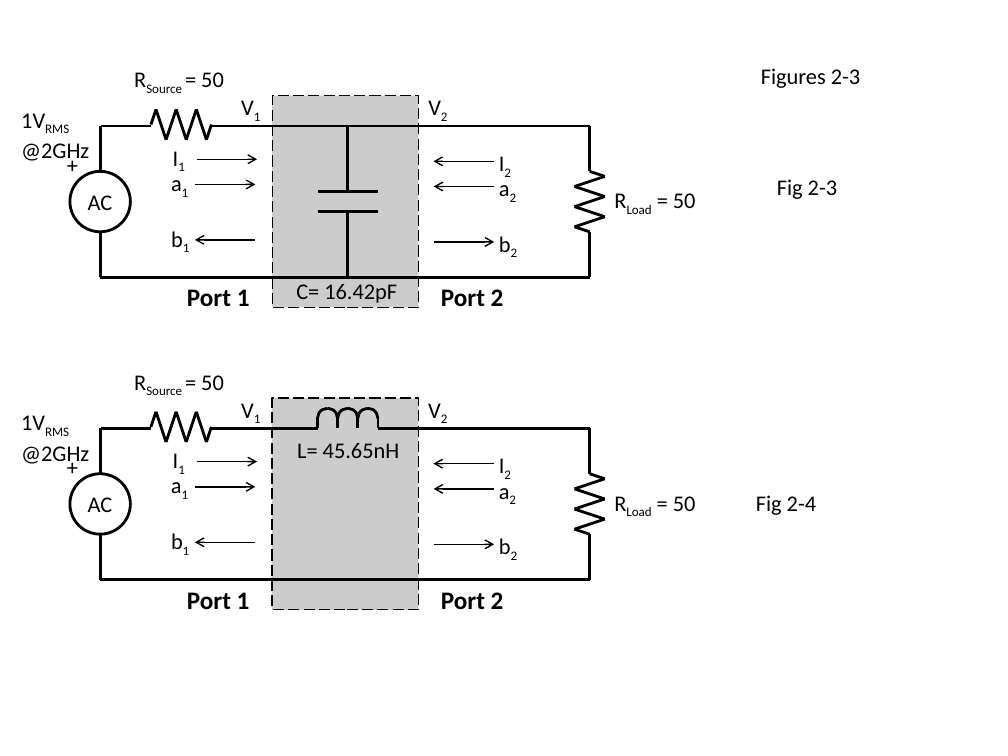
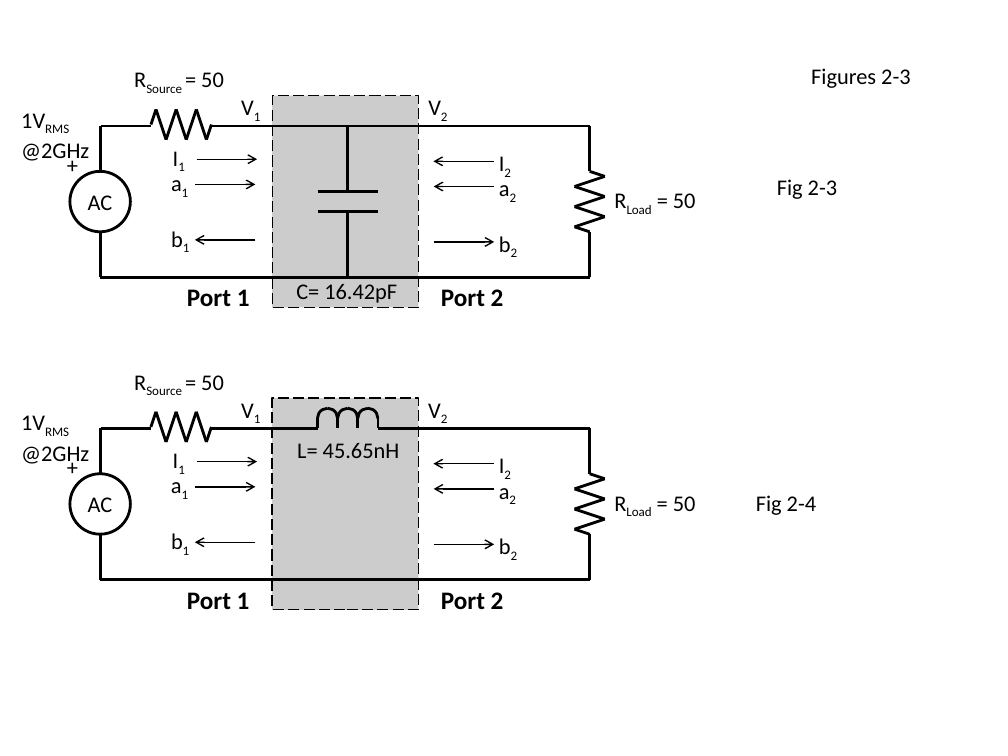
Before and after one commit to JerryWiltz/nP, a slide deck: slide 22 of RFBook/RFbookFigures/RFbookFigures.pptm. Drawn at 1008x756 pixels with LibreOffice and Linux fonts; fonts in the diff are those of the drawing. Boxes give left, top, right and bottom in pixels: in the first picture for what was removed or moved away, otherwise in the second. Text is boxed around its words. In the diff, an @@ line names an element or a change of style, - is before the commit and + after.

```diff
--- a/RFBook/RFbookFigures/RFbookFigures.pptm
+++ b/RFBook/RFbookFigures/RFbookFigures.pptm
@@ title "Figures 2-3": place and size @@
-title "Figures 2-3" at [761,68,860,88]
+title "Figures 2-3" at [811,68,910,88]
```
Also in this commit, not shown: 11 other slides changed, 11 slides added, 11 slides removed, 51 other files.
